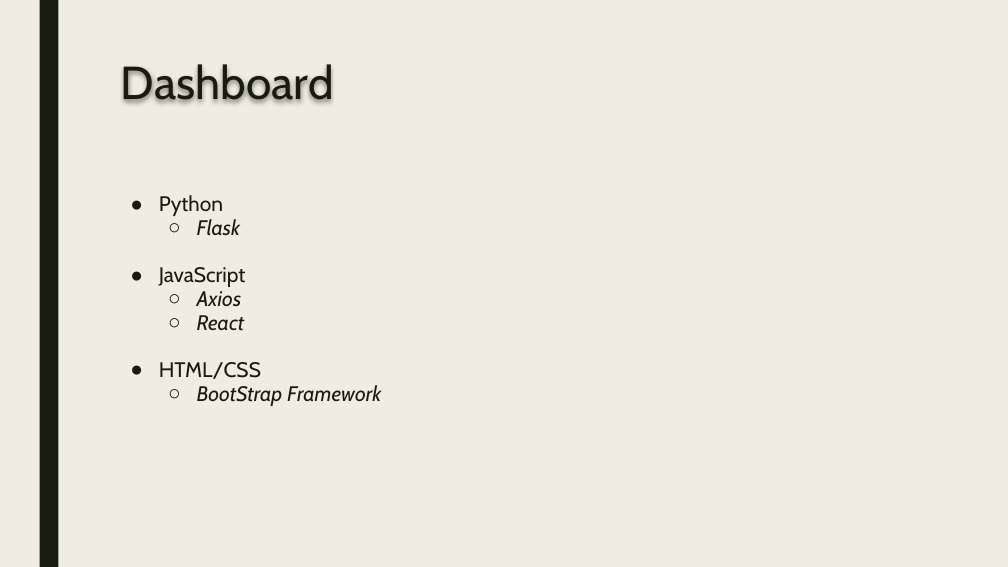
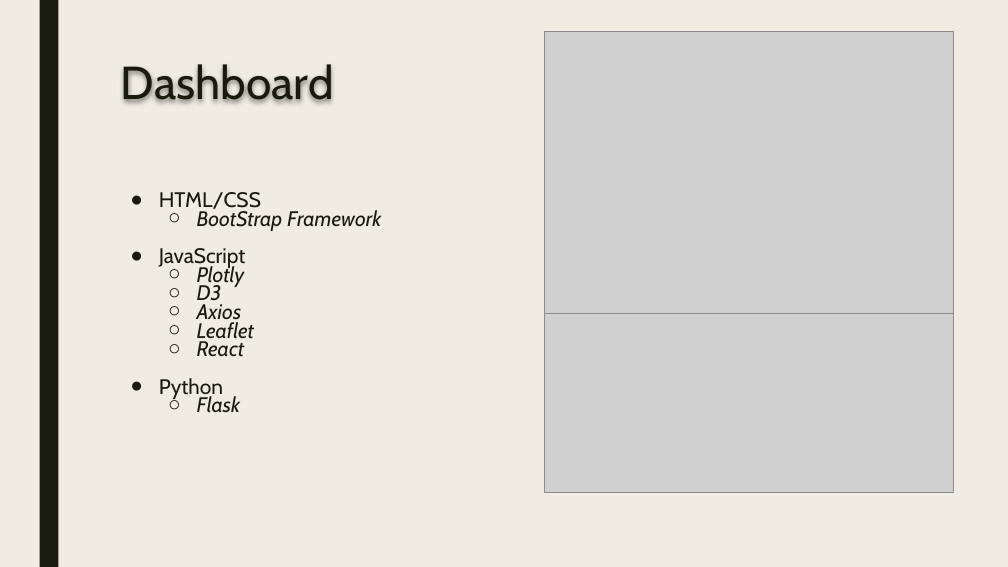
Before and after one commit to tnnixon/project3, a slide deck: slide 5 of Slides_Project3_Group7.pptx. Drawn at 1008x567 pixels with LibreOffice and Linux fonts; fonts in the diff are those of the drawing; grey boxes stand for pictures. Boxes give left, top, right and bottom in pixels: in the first picture for what was removed or moved away, otherwise in the second. Text is boxed around its words. In the diff, an @@ line names an element or a change of style, - is before the commit and + after.

```diff
--- a/Slides_Project3_Group7.pptx
+++ b/Slides_Project3_Group7.pptx
@@ picture added at (x1=545, y1=32, x2=954, y2=314) @@
@@ text at (x1=159, y1=192, x2=381, y2=357): paragraphs added @@
+● HTML/CSS
+  ○ BootStrap Framework
+● JavaScript
+  ○ Plotly
+  ○ D3
+  ○ Axios
+  ○ Leaflet
+  ○ React
@@ text at (x1=159, y1=267, x2=381, y2=406): paragraphs removed @@
-● JavaScript
-  ○ Axios
-  ○ React
-● HTML/CSS
-  ○ BootStrap Framework
@@ picture added at (x1=545, y1=314, x2=954, y2=492) @@
@@ text at (x1=159, y1=378, x2=241, y2=413): line spacing 0.94 to 0.74 @@
```
Also in this commit, not shown: 3 other slides changed, 2 slides added, 1 slide removed, 1 other file.
